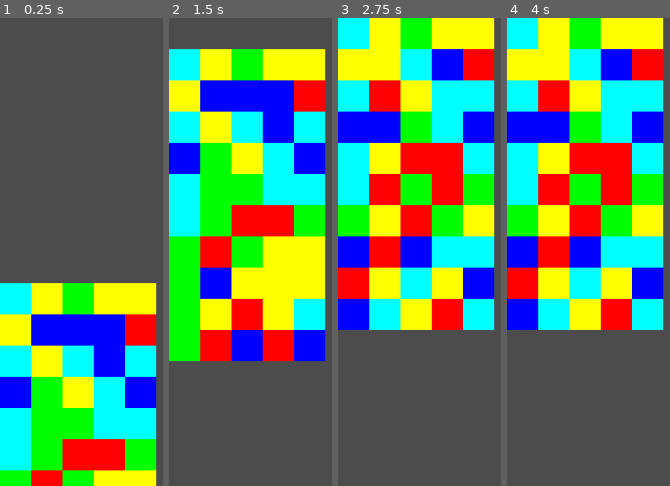
Above: before the commit, frames 1-4 (left to right).
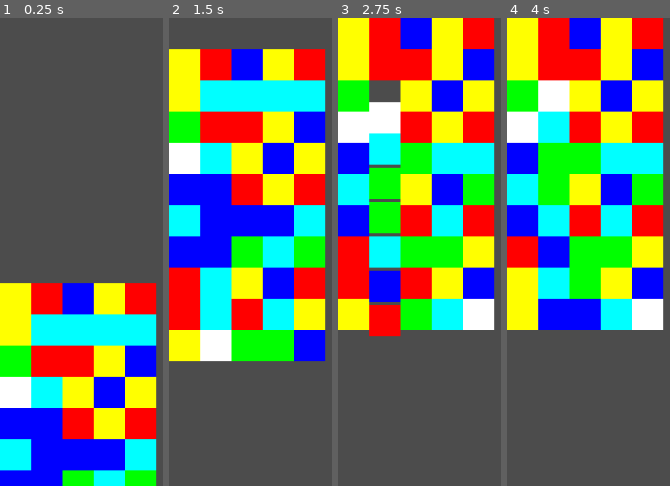
Above: after the commit, the same moments.

Repository: Grimmr/fishGame
Game: Godot game, scene res://MatchGame.tscn
The game is run twice, just before and just after one commit, with the same random seed, the same clock (stepped at 60 frames per second) and the same inputs. The project has no main scene, so this scene is started directly.
Inputs (mouse positions are in pixels of both pictures, inside the frame that each line leads up to):
- Up to frame 1 (0.25 s): no input
- Up to frame 2 (1.5 s): move the mouse to (outside the picture) at 0.52 s; press the mouse at (outside the picture) at 0.53 s; right-click (outside the picture) at 0.8 s; move the mouse to (outside the picture) at 1.27 s; release the mouse at (outside the picture) at 1.28 s; right-click (outside the picture) at 1.35 s
- Up to frame 3 (2.75 s): click (outside the picture) at 1.55 s; move the mouse to (outside the picture) at 2.02 s; press the mouse at (outside the picture) at 2.03 s; right-click (outside the picture) at 2.3 s
- Up to frame 4 (4 s): move the mouse to (outside the picture) at 2.77 s; release the mouse at (outside the picture) at 2.78 s; right-click (outside the picture) at 2.85 s; click (outside the picture) at 3.05 s; tap Enter at 3.5 s; move the mouse to (outside the picture) at 3.52 s; press the mouse at (outside the picture) at 3.53 s; right-click (outside the picture) at 3.8 s

The runs differ from the first frame. In frame 1, 36% of the frame differs, in the area x 0-97%, y 56-100%; in frame 2, 55%, in the area x 0-97%, y 6-74%; in frame 3, 52%; in frame 4, 53%.
Error after the commit: Invalid get index '18.424999' (on base: 'Array'). (res://MatchGame.gd:179)

Commit message:
sound effects

Diff:
--- a/MatchGame.gd
+++ b/MatchGame.gd
@@ -2,11 +2,13 @@
 
 var WaterScene = preload("res://Water.tscn")
 var rng = RandomNumberGenerator.new()
+var sound = 0
 
 export var width = 5
 export var height = 10
 var gridSize = 40
-
+var randArray = [0,0,1,1,2,2,3,3,4,4,10]
+var cooldown = 0
 var board = []
 
 enum direction {H, V}
@@ -16,6 +18,8 @@
 
 func _ready():
 	rng.randomize()
+	$MachineNoise.play()
+	$Radar.play()
 	dummy = WaterScene.instance()
 	dummy.setType(999)
 	setupBoard()
@@ -24,6 +28,7 @@
 var count = 0
 func _process(delta):
 	HandleLiftPieces()
+	clearFish()
 	clearAllMatches()
 
 
@@ -33,6 +38,12 @@
 		for y in range(height):
 			board[x].append(null)
 			createWater(x, y, y)
+
+func clearFish():
+	for x in range(width):
+		if board[x][0] != null:
+			if board[x][0].getType() == 10:
+				remove(x,0)
 
 func findMatches():
 	var out = []
@@ -73,6 +84,16 @@
 		var end = m.end.y if m.type==direction.V else m.end.x
 		for v in range(start, end+1):
 			remove(m.start.x if m.type==direction.V else v, m.start.y if m.type==direction.H else v)
+		sound = randi() % 3
+		match sound:
+			0:
+				$WaterSound1.play()
+			1:
+				$WaterSound2.play()
+			2:
+				$WaterSound3.play()
+			_:
+				$WaterSound4.play()
 
 func HandleLiftPieces():
 	for x in range(width):
@@ -87,7 +108,7 @@
 
 func createWater(x, y, offset = 0):
 	var newWater = WaterScene.instance()
-	newWater.setType(rng.randi_range(0,4))
+	newWater.setType(randArray[rng.randi() % randArray.size()])
 	newWater.position.x = x*gridSize
 	newWater.position.y = (height+offset)*gridSize
 	newWater.connect("arrived", self, "onArival")
@@ -112,6 +133,8 @@
 	#set dummies
 	board[target.x][target.y] = dummy
 	board[target.x+1][target.y] = dummy
+	if cooldown > 0:
+		cooldown -= 1
 	return true
 
 class matchData:
@@ -151,3 +174,9 @@
 		print("-------------------")
 		print(board)
 		print(findMatches())
+	if event.is_action("gemGame_Remove"):
+		var target = get_local_mouse_position() / gridSize
+		if (cooldown == 0 && board[target.x][target.y] != null):
+			if board[target.x][target.y].getType() == 10:
+				remove(target.x, target.y)
+				cooldown = 10
--- a/MatchGame.tscn
+++ b/MatchGame.tscn
@@ -1,6 +1,31 @@
-[gd_scene load_steps=2 format=2]
+[gd_scene load_steps=8 format=2]
 
 [ext_resource path="res://MatchGame.gd" type="Script" id=1]
+[ext_resource path="res://Splash4.wav" type="AudioStream" id=2]
+[ext_resource path="res://Splash2.wav" type="AudioStream" id=3]
+[ext_resource path="res://Splash1.wav" type="AudioStream" id=4]
+[ext_resource path="res://Splash3.wav" type="AudioStream" id=5]
+[ext_resource path="res://Atmos_machine+waves.mp3" type="AudioStream" id=6]
+[ext_resource path="res://Radarpings.mp3" type="AudioStream" id=7]
 
 [node name="MatchGame" type="Node2D"]
 script = ExtResource( 1 )
+
+[node name="WaterSound1" type="AudioStreamPlayer" parent="."]
+stream = ExtResource( 4 )
+
+[node name="WaterSound2" type="AudioStreamPlayer" parent="."]
+stream = ExtResource( 3 )
+
+[node name="WaterSound3" type="AudioStreamPlayer" parent="."]
+stream = ExtResource( 5 )
+
+[node name="WaterSound4" type="AudioStreamPlayer" parent="."]
+stream = ExtResource( 2 )
+
+[node name="Radar" type="AudioStreamPlayer" parent="."]
+stream = ExtResource( 7 )
+
+[node name="MachineNoise" type="AudioStreamPlayer" parent="."]
+stream = ExtResource( 6 )
+volume_db = -3.0
--- a/Water.tscn
+++ b/Water.tscn
@@ -46,6 +46,8 @@
 		sprite.texture.gradient.set_color(0, Color(0,255,255))
 	if(type == 4):
 		sprite.texture.gradient.set_color(0, Color(255,255,0))
+	if(type == 10):
+		sprite.texture.gradient.set_color(0, Color(125,125,125))
 
 func getType():
 	return type
--- /dev/null
+++ b/default_bus_layout.tres
@@ -0,0 +1,3 @@
+[gd_resource type="AudioBusLayout" format=2]
+
+[resource]
--- a/project.godot
+++ b/project.godot
@@ -10,7 +10,6 @@
 
 _global_script_classes=[  ]
 _global_script_class_icons={
-
 }
 
 [application]
@@ -27,7 +26,12 @@
 }
 debug={
 "deadzone": 0.5,
-"events": [ Object(InputEventKey,"resource_local_to_scene":false,"resource_name":"","device":0,"alt":false,"shift":false,"control":false,"meta":false,"command":false,"pressed":false,"scancode":71,"unicode":0,"echo":false,"script":null)
+"events": [ Object(InputEventKey,"resource_local_to_scene":false,"resource_name":"","device":0,"alt":false,"shift":false,"control":false,"meta":false,"command":false,"pressed":false,"scancode":71,"physical_scancode":0,"unicode":0,"echo":false,"script":null)
+ ]
+}
+gemGame_Remove={
+"deadzone": 0.5,
+"events": [ Object(InputEventMouseButton,"resource_local_to_scene":false,"resource_name":"","device":0,"alt":false,"shift":false,"control":false,"meta":false,"command":false,"button_mask":0,"position":Vector2( 0, 0 ),"global_position":Vector2( 0, 0 ),"factor":1.0,"button_index":2,"pressed":false,"doubleclick":false,"script":null)
  ]
 }
 
Not shown, added: Atmos_machine+waves.mp3.import
Not shown, added: Radarpings.mp3.import
Not shown, added: Splash1.wav.import
Not shown, added: Splash2.wav.import
Not shown, added: Splash3.wav.import
Not shown, added: Splash4.wav.import
Not shown, added: Atmos_machine+waves.mp3
Not shown, added: Radarpings.mp3
Not shown, added: Splash1.wav
Not shown, added: Splash2.wav
Not shown, added: Splash3.wav
Not shown, added: Splash4.wav
